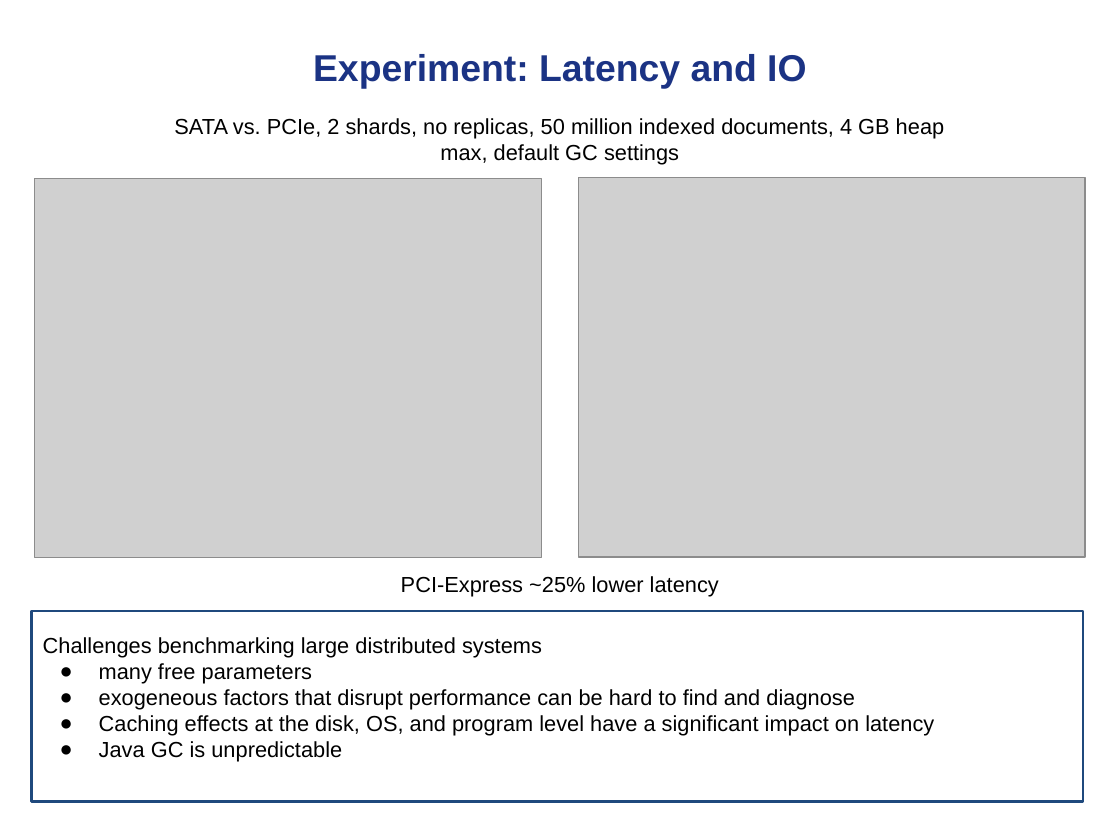
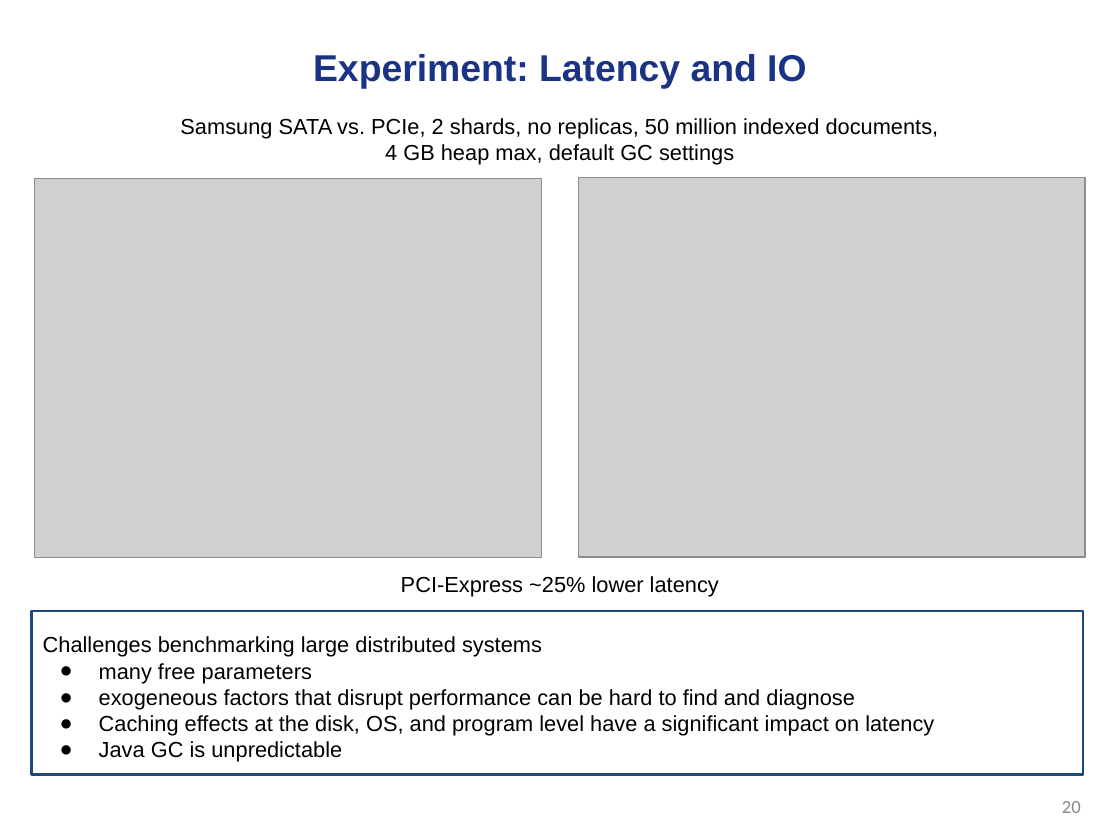
Before and after one commit to jcarreira/aspire-retreat, a slide deck: slide 20 of Fireboxsw-retreat-presentation_v2.pptx (slide 19 before the commit). Drawn at 1120x840 pixels with LibreOffice and Linux fonts; fonts in the diff are those of the drawing; grey boxes stand for pictures; background and template pictures are left out. Boxes give left, top, right and bottom in pixels: in the first picture for what was removed or moved away, otherwise in the second. Text is boxed around its words. In the diff, an @@ line names an element or a change of style, - is before the commit and + after.

```diff
--- a/Fireboxsw-retreat-presentation_v2.pptx
+++ b/Fireboxsw-retreat-presentation_v2.pptx
@@ text at bbox=[180, 118, 939, 165]: text changed @@
-SATA vs. PCIe, 2 shards, no replicas, 50 million indexed documents, 4 GB heap max, default GC settings
+Samsung SATA vs. PCIe, 2 shards, no replicas, 50 million indexed documents, 4 GB heap max, default GC settings
@@ rectangle: place and size @@
-rectangle at bbox=[31, 610, 1083, 801]
+rectangle at bbox=[31, 610, 1083, 774]
@@ page number added at bbox=[1062, 801, 1081, 813], 12 pt, text #888888 @@
+20
```
Also in this commit, not shown: 26 other slides changed, 2 slides added, 1 slide removed, 4 other files.
